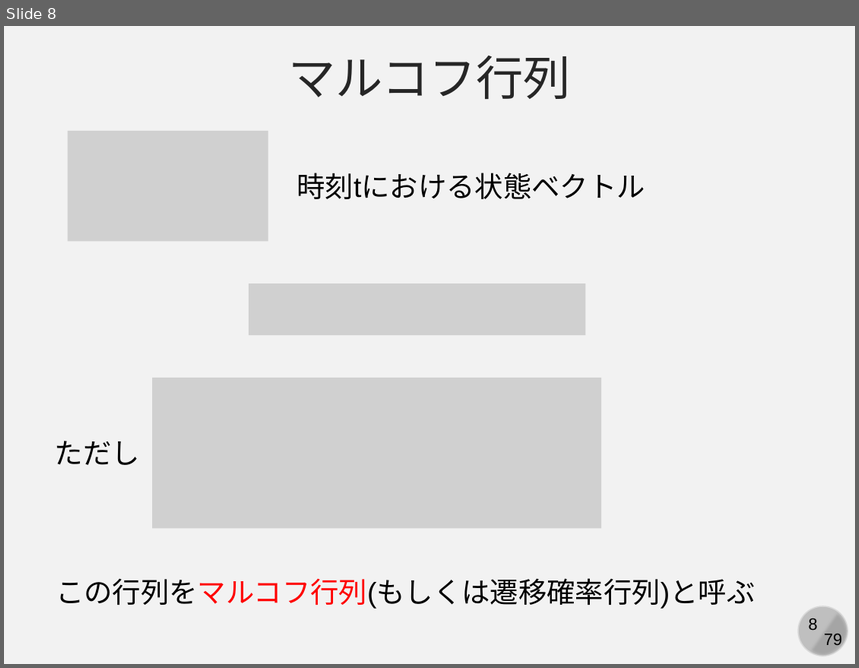
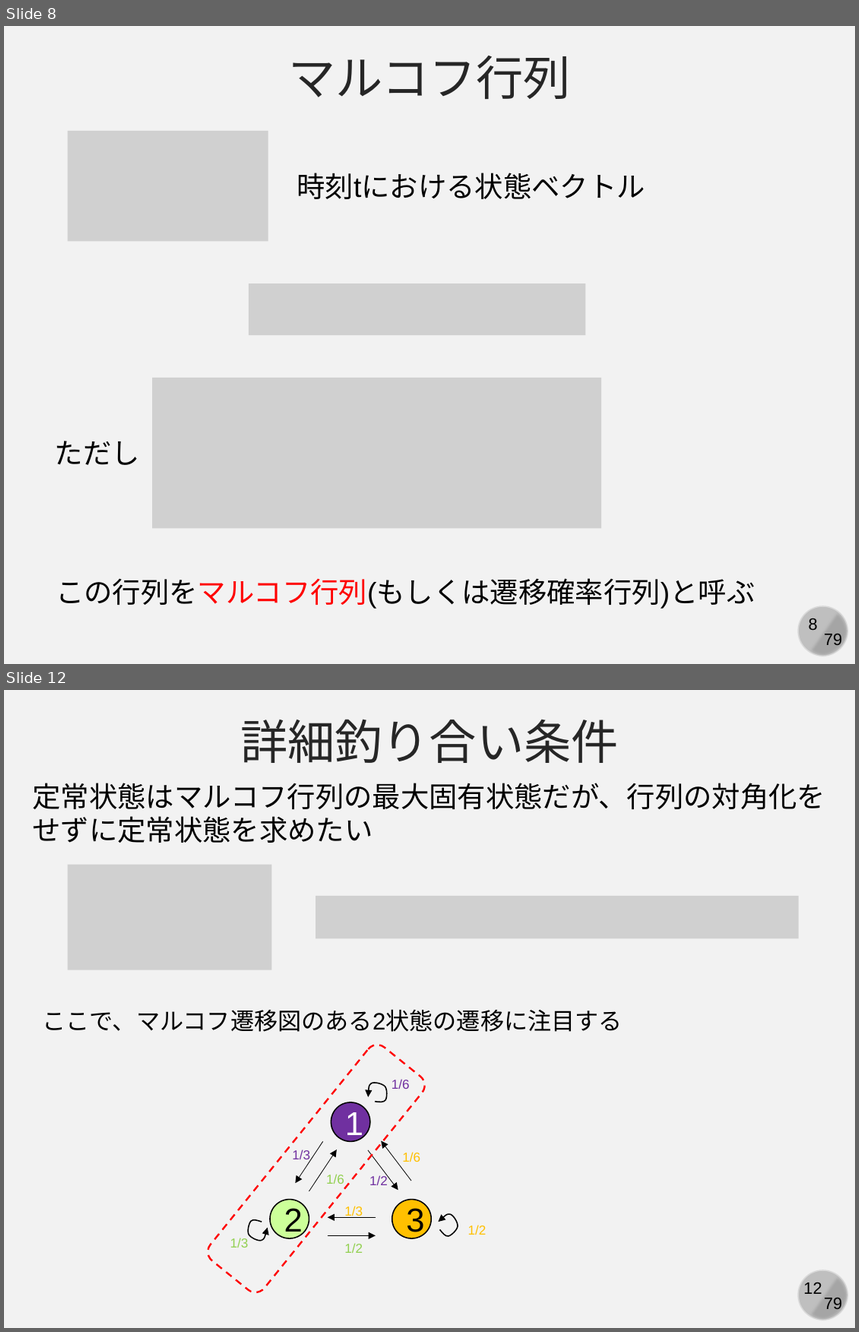
Before and after one commit to kaityo256/simulation_engineering, a slide deck: markov_chain/markov.pptx. Shown one above the other, each under a label of ours: slide 8 before the commit, slides 8 and 12 after it; the slides between them are not shown. The pictures are 859x668 and 859x1332 pixels, drawn with LibreOffice and Linux fonts; fonts in the diff are those of the drawing; grey boxes stand for pictures. Boxes give left, top, right and bottom in pixels: in the first picture for what was removed or moved away, otherwise in the second. Text is boxed around its words. In the diff, an @@ line names an element or a change of style, - is before the commit and + after.

```diff
--- a/markov_chain/markov.pptx
+++ b/markov_chain/markov.pptx
@@ slide 12 added at box(4, 690, 855, 1328), background #F2F2F2; not listed: 4 template elements that a slide beside it also shows @@
@@ text added at box(240, 719, 618, 763), 40 pt, text #262626 @@
+詳細釣り合い条件
@@ text added at box(32, 783, 826, 843), 24 pt, text #000000 @@
+定常状態はマルコフ行列の最大固有状態だが、行列の対角化をせずに定常状態を求めたい
@@ picture added at box(68, 865, 272, 970) @@
@@ picture added at box(316, 896, 799, 939) @@
@@ text added at box(43, 1009, 623, 1032), 20 pt, text #000000 @@
+ここで、マルコフ遷移図のある2状態の遷移に注目する
@@ rounded rectangle added at box(203, 1040, 429, 1296), outline #FF0000 1.5 pt dashed @@
@@ group added at box(230, 1078, 487, 1253): 9 texts, 6 arrows, 3 ellipses, 3 freeform shapes @@
+1
+2
+3
+1/6
+1/3
+1/2
+1/3
+1/2
+1/6
+1/2
+1/6
+1/3
```
Also in this commit, not shown: 3 slides changed, 5 other slides added.
